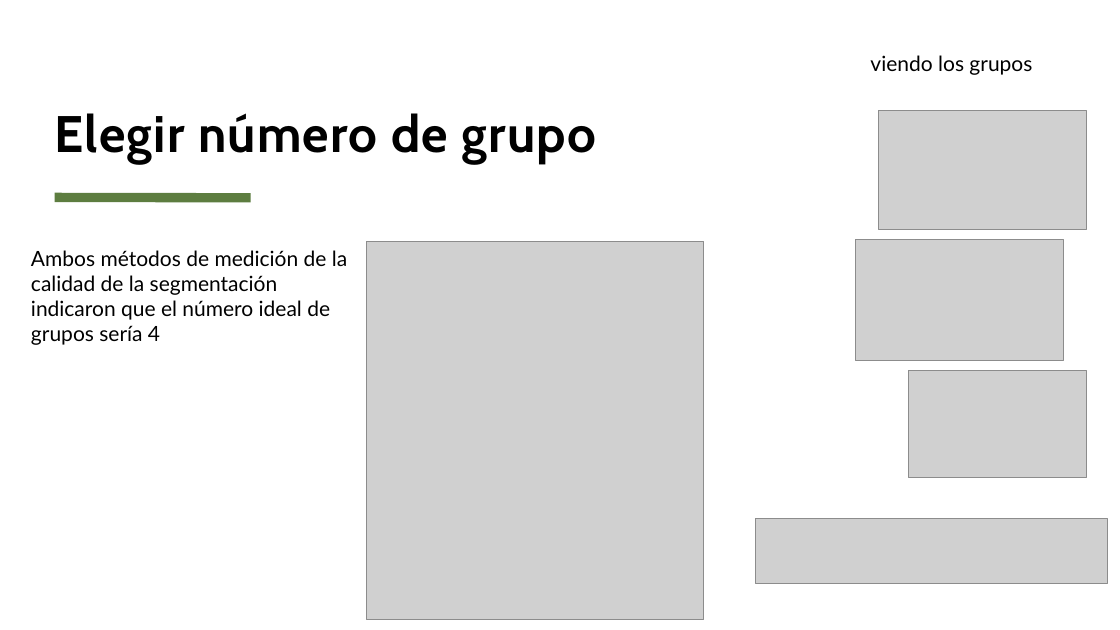
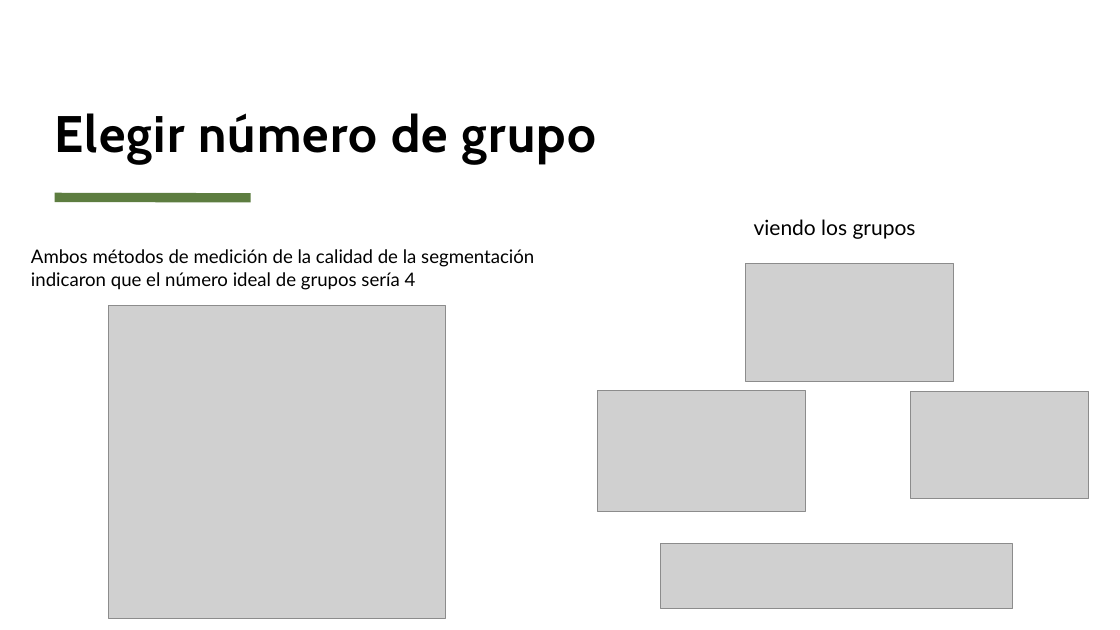
Before and after one commit to gustavozantut/MeLi_DA_Case, a slide deck: slide 12 of Segmentación de Vendedores en Mercado Libre.pptx. Drawn at 1120x630 pixels with LibreOffice and Linux fonts; fonts in the diff are those of the drawing; grey boxes stand for pictures. Boxes give left, top, right and bottom in pixels: in the first picture for what was removed or moved away, otherwise in the second. Text is boxed around its words. In the diff, an @@ line names an element or a change of style, - is before the commit and + after.

Commit message:
update pptx final

```diff
--- a/Segmentación de Vendedores en Mercado Libre.pptx
+++ b/Segmentación de Vendedores en Mercado Libre.pptx
@@ text "viendo los grupos": place and size @@
-text "viendo los grupos" at <box>870,55,1032,75</box>
+text "viendo los grupos" at <box>754,219,916,239</box>
@@ text "Ambos métodos de medición de ..." at <box>31,249,534,290</box>: size 18 to 16 pt @@
@@ picture: place and size @@
-picture at <box>879,111,1087,229</box>
+picture at <box>746,264,954,382</box>
@@ picture: place and size @@
-picture at <box>366,241,704,620</box>
+picture at <box>108,306,446,618</box>
@@ picture: place and size @@
-picture at <box>855,239,1064,360</box>
+picture at <box>597,391,806,512</box>
@@ picture: place and size @@
-picture at <box>908,371,1086,478</box>
+picture at <box>911,392,1089,499</box>
@@ picture: place and size @@
-picture at <box>755,518,1107,584</box>
+picture at <box>661,544,1013,609</box>
```
Also in this commit, not shown: 1 other slide changed, 2 slides added, 1 slide removed.
